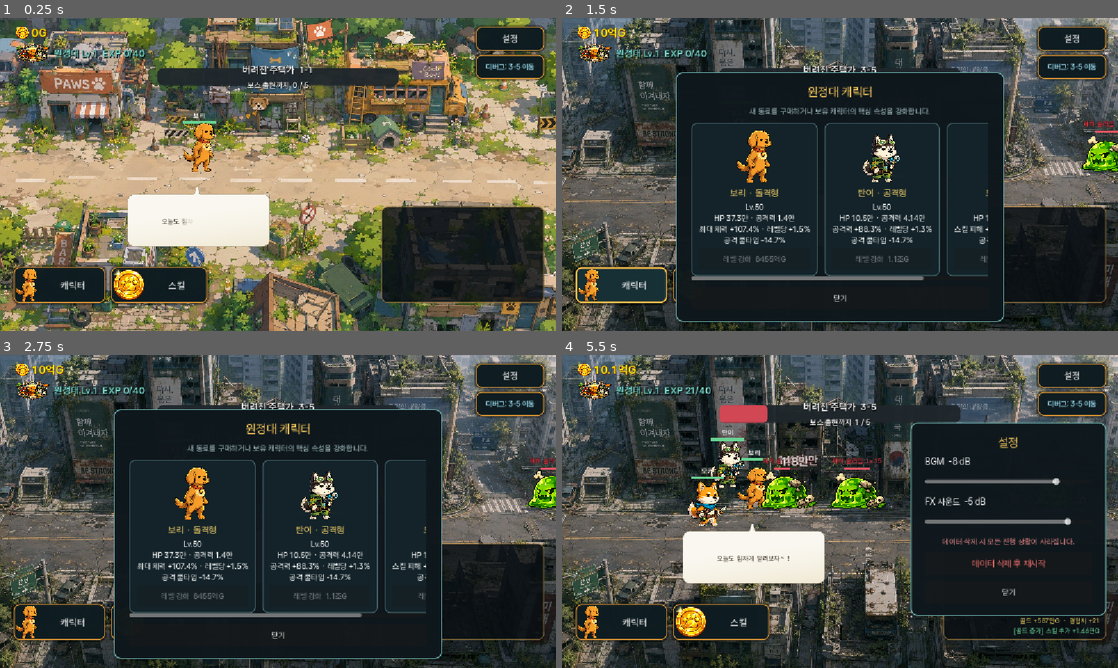
Above: before the commit, frames 1-4 (two rows, left to right).
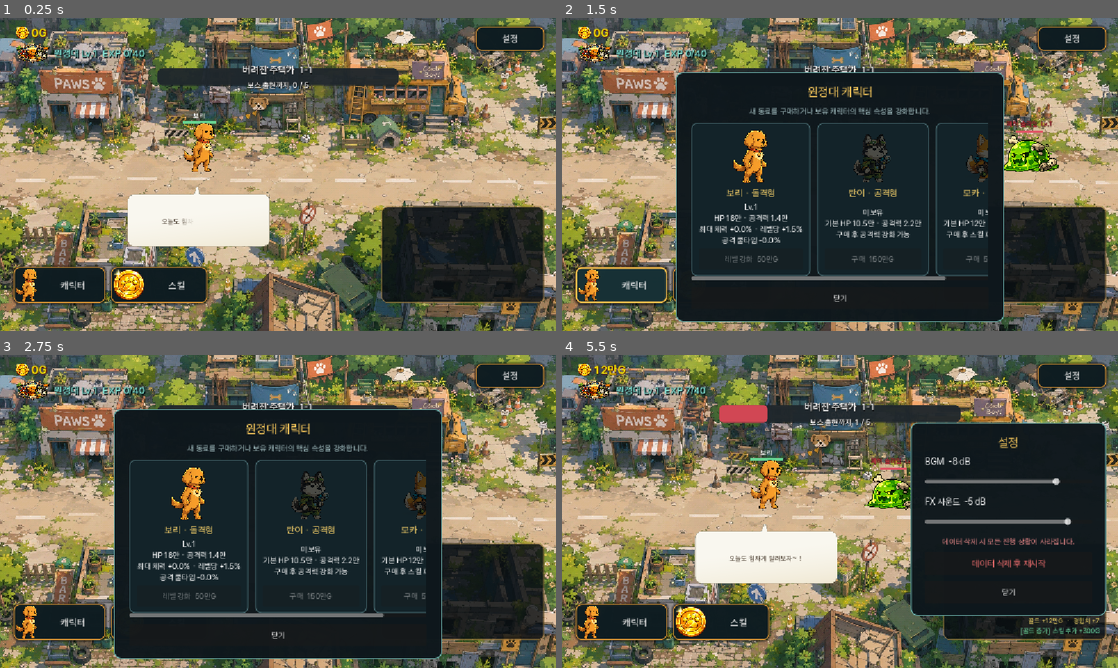
Above: after the commit, the same moments.

Repository: je0ngmin/dog-mobile-rpg
Game: Godot game, scene res://scenes/main.tscn
Two runs of this game, one before a commit and one after it. Both use one fixed random seed, a clock stepped at 60 frames per second and the inputs below.
Inputs (mouse positions are in pixels of both pictures, inside the frame that each line leads up to):
- Up to frame 1 (0.25 s): no input
- Up to frame 2 (1.5 s): click (1073, 68) at 0.5 s, where only the run before the commit has a clickable "디버그: 3-5 이동"; click "캐릭터" at 1.25 s
- Up to frame 3 (2.75 s): click "스킬" at 2 s
- Up to frame 4 (5.5 s): click "설정" at 2.75 s; click "데이터 삭제 후 재시작" at 3.5 s; click "데이터 삭제 후 재시작" at 4.25 s; click "닫기" at 5 s

The runs differ from the first frame. In frame 1, 1.1% of the frame differs, in the area x 85-99%, y 11-21%; in frame 2, 45%; in frame 3, 45%; in frame 4, 60%, in the area x 0-100%, y 0-100%.

Commit message:
Debug 버튼 비활성화

Diff:
--- a/scenes/main.tscn
+++ b/scenes/main.tscn
@@ -370,7 +370,8 @@
 theme_override_styles/hover = SubResource("StyleMenuButtonHover")
 text = "설정"
 
-[node name="DebugStageButton" type="Button" parent="UI"]
+[node name="DebugStageButton" type="Button" parent="UI" unique_id=1278998982]
+visible = false
 z_index = 5
 anchors_preset = 1
 anchor_left = 1.0
@@ -472,19 +473,17 @@
 정말 삭제할까요?"
 cancel_button_text = "취소"
 
-[node name="GameClearOverlay" type="ColorRect" parent="UI"]
+[node name="GameClearOverlay" type="ColorRect" parent="UI" unique_id=181406630]
 visible = false
 z_index = 80
-layout_mode = 1
 anchors_preset = 15
 anchor_right = 1.0
 anchor_bottom = 1.0
 grow_horizontal = 2
 grow_vertical = 2
-mouse_filter = 0
 color = Color(0.015, 0.025, 0.03, 0.82)
 
-[node name="ClearPanel" type="PanelContainer" parent="UI/GameClearOverlay"]
+[node name="ClearPanel" type="PanelContainer" parent="UI/GameClearOverlay" unique_id=115668313]
 layout_mode = 1
 anchors_preset = 8
 anchor_left = 0.5
@@ -499,40 +498,41 @@
 grow_vertical = 2
 theme_override_styles/panel = SubResource("StylePanel")
 
-[node name="Margin" type="MarginContainer" parent="UI/GameClearOverlay/ClearPanel"]
+[node name="Margin" type="MarginContainer" parent="UI/GameClearOverlay/ClearPanel" unique_id=1226084766]
 layout_mode = 2
 theme_override_constants/margin_left = 42
 theme_override_constants/margin_top = 34
 theme_override_constants/margin_right = 42
 theme_override_constants/margin_bottom = 34
 
-[node name="VBox" type="VBoxContainer" parent="UI/GameClearOverlay/ClearPanel/Margin"]
+[node name="VBox" type="VBoxContainer" parent="UI/GameClearOverlay/ClearPanel/Margin" unique_id=1235080777]
 layout_mode = 2
 theme_override_constants/separation = 18
 
-[node name="Title" type="Label" parent="UI/GameClearOverlay/ClearPanel/Margin/VBox"]
+[node name="Title" type="Label" parent="UI/GameClearOverlay/ClearPanel/Margin/VBox" unique_id=281780400]
 layout_mode = 2
 theme_override_colors/font_color = Color(1, 0.82, 0.3, 1)
 theme_override_font_sizes/font_size = 38
 text = "게임 클리어!"
 horizontal_alignment = 1
 
-[node name="Stage" type="Label" parent="UI/GameClearOverlay/ClearPanel/Margin/VBox"]
+[node name="Stage" type="Label" parent="UI/GameClearOverlay/ClearPanel/Margin/VBox" unique_id=1083773378]
 layout_mode = 2
 theme_override_colors/font_color = Color(0.55, 0.94, 1, 1)
 theme_override_font_sizes/font_size = 23
 text = "스테이지 3-5 최종 보스 격파"
 horizontal_alignment = 1
 
-[node name="Description" type="Label" parent="UI/GameClearOverlay/ClearPanel/Margin/VBox"]
+[node name="Description" type="Label" parent="UI/GameClearOverlay/ClearPanel/Margin/VBox" unique_id=1833062527]
 layout_mode = 2
 size_flags_vertical = 3
 theme_override_font_sizes/font_size = 18
-text = "모든 지역을 정복했습니다!\n강아지 원정대가 새로운 희망을 찾았습니다."
+text = "모든 지역을 정복했습니다!
+강아지 원정대가 새로운 희망을 찾았습니다."
 horizontal_alignment = 1
 vertical_alignment = 1
 
-[node name="Replay" type="Button" parent="UI/GameClearOverlay/ClearPanel/Margin/VBox"]
+[node name="Replay" type="Button" parent="UI/GameClearOverlay/ClearPanel/Margin/VBox" unique_id=269260034]
 custom_minimum_size = Vector2(0, 54)
 layout_mode = 2
 theme_override_font_sizes/font_size = 19
--- a/scripts/main.gd
+++ b/scripts/main.gd
@@ -66,7 +66,6 @@
 
 
 func _ready() -> void:
-	debug_stage_button.visible = OS.is_debug_build()
 	game_audio.set_bgm_volume(GameState.bgm_volume_db)
 	game_audio.set_sfx_volume(GameState.sfx_volume_db)
 	bgm_slider.set_value_no_signal(GameState.bgm_volume_db)
Not shown, changed: build/index.html
Not shown, changed: build/index.pck
